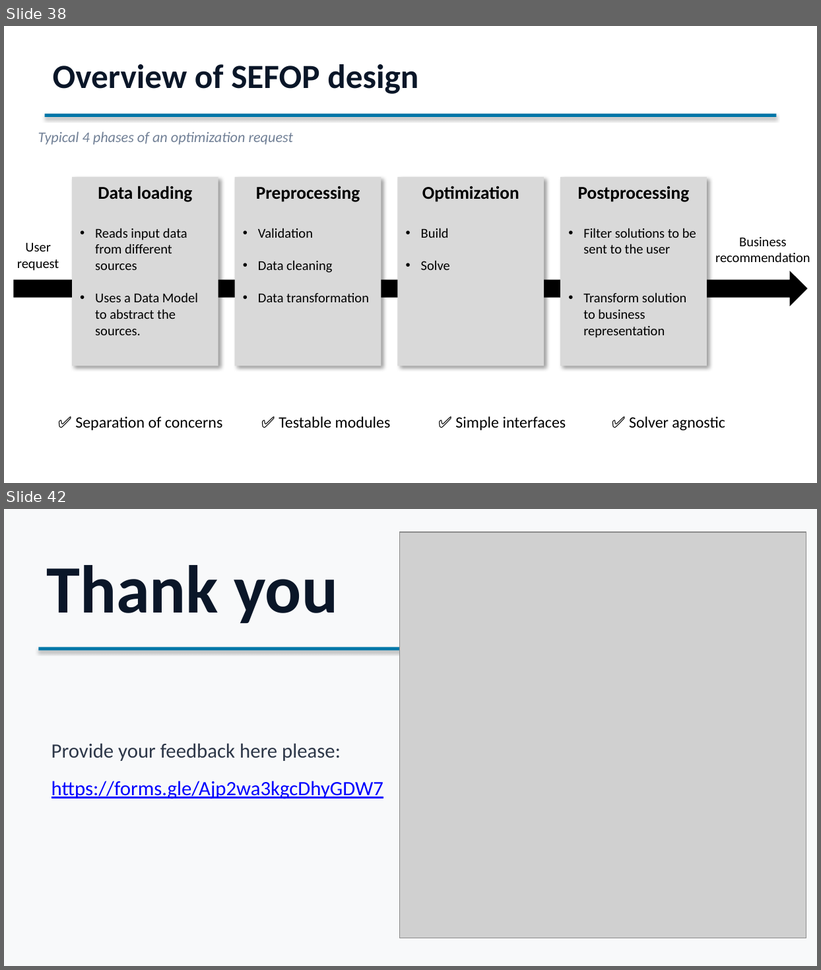
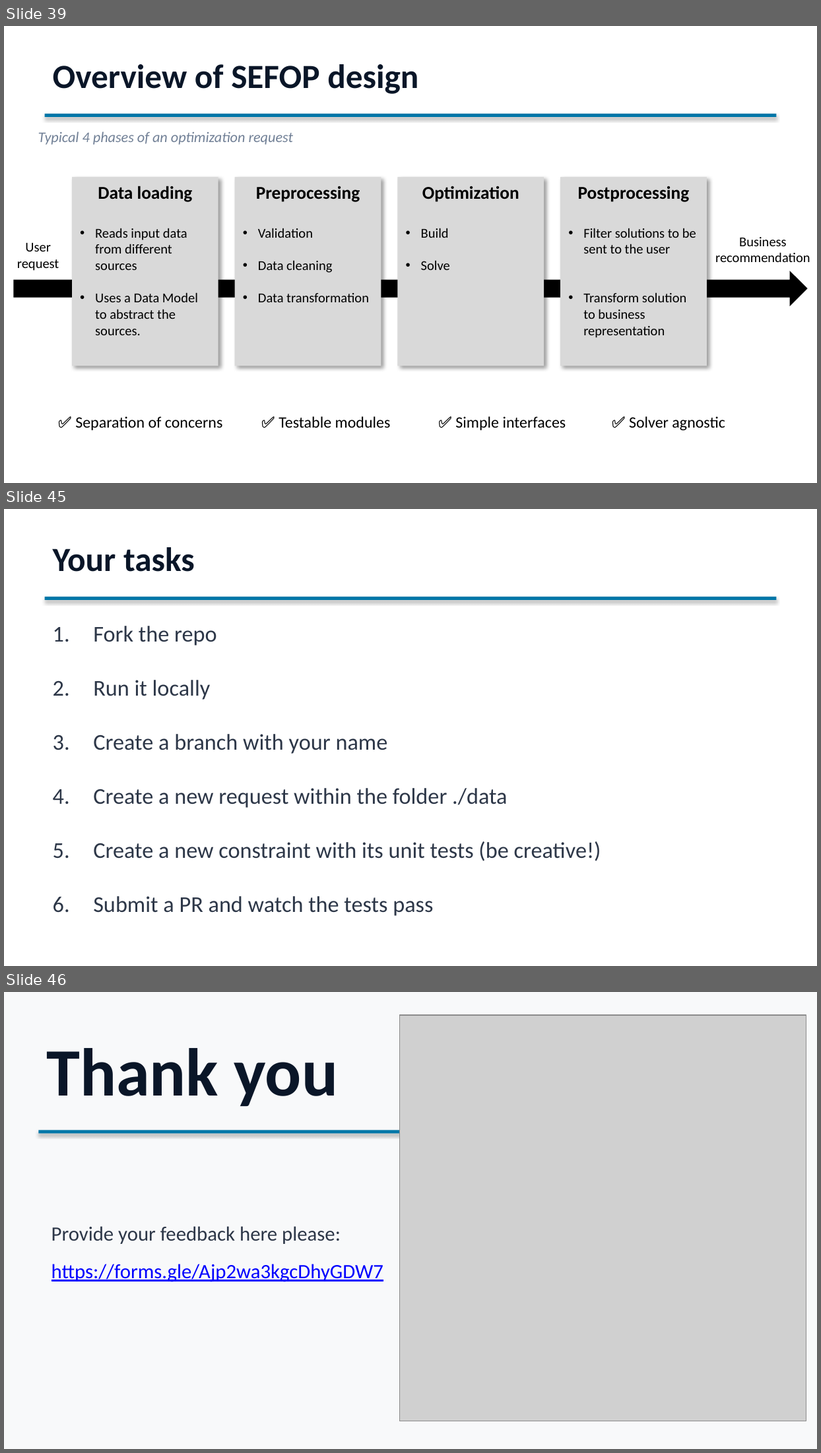
Before and after one commit to sefop/sefop-training-hub, a slide deck: workshops/2026-06-29-purdue/Purdue_Workshop.pptx. Shown one above the other, each under a label of ours: slides 38 and 42 before the commit, slides 39, 45 and 46 after it; the slides between them are not shown. The pictures are 821x970 and 821x1453 pixels, drawn with LibreOffice and Linux fonts; fonts in the diff are those of the drawing; grey boxes stand for pictures. Boxes give left, top, right and bottom in pixels: in the first picture for what was removed or moved away, otherwise in the second. Text is boxed around its words. In the diff, an @@ line names an element or a change of style, - is before the commit and + after.

```diff
--- a/workshops/2026-06-29-purdue/Purdue_Workshop.pptx
+++ b/workshops/2026-06-29-purdue/Purdue_Workshop.pptx
@@ slide 45 added at [4,509,817,966], background #FFFFFF @@
@@ text added at [53,547,195,572], 30 pt, text #0A1628, bold @@
+Your tasks
@@ rectangle added at [45,597,776,600], fill #0077A8 @@
@@ text added at [93,626,601,916], 20 pt, text #2D3748 @@
+1. Fork the repo
+2. Run it locally
+3. Create a branch with your name
+4. Create a new request within the folder ./data
+5. Create a new constraint with its unit tests (be creative!)
+6. Submit a PR and watch the tests pass
@@ what was slide 38 is now slide 39 @@
@@ what was slide 42 is now slide 46 @@
```
Also in this commit, not shown: 1 slide changed, 6 other slides added, 3 slides removed.
